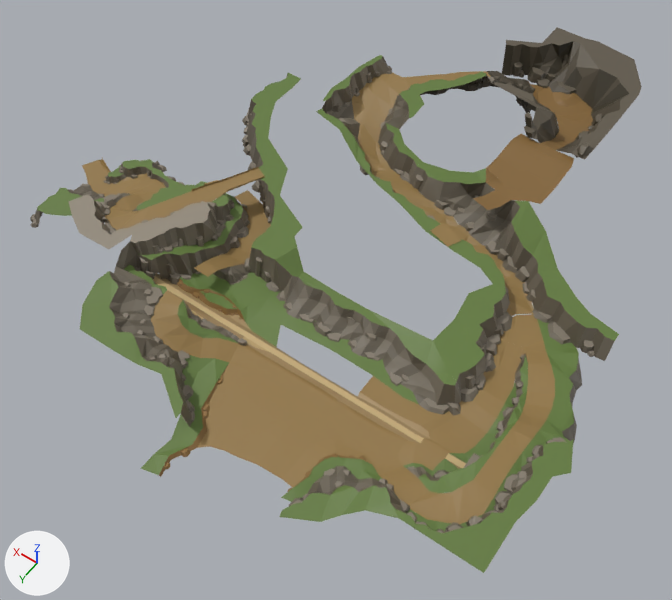
An edit to the FBX model Assets/Mountain3.fbx, drawn before and after from the same camera.
The view is the same before and after, from a camera (50 mm lens) standing at (-455.0, 373.0, 563.0) and looking at (-182.0, -9.0, -38.0). Arrows for +X, +Y and +Z are at lower left; the lights stay in place. Where no turn or scale is listed for an object, it has been applied to the vertices. Vertices at the same position are counted once.

Before the edit, the objects in view are built like this:
```python
me_mesh_029 = bpy.data.meshes.new('Mesh.029')
me_mesh_029.from_pydata(...)  # 152 vertices, 175 faces; spans x -63.1..63.9, y -60.7..34.2, z -9.9..15.5
me_mesh_029.materials.append(mat_mountain1_medieval_material)  # picture img_medieval_texture_png
me_mesh_033 = bpy.data.meshes.new('Mesh.033')
me_mesh_033.from_pydata(...)  # 200 vertices, 237 faces; spans x -77.0..76.0, y -27.0..33.0, z -9.0..14.0
me_mesh_033.materials.append(mat_mountain1_medieval_material)  # picture img_medieval_texture_png
me_mesh_035 = bpy.data.meshes.new('Mesh.035')
me_mesh_035.from_pydata(...)  # 149 vertices, 178 faces; spans x -73.5..74.8, y -49.5..45.2, z -15.2..13.6
me_mesh_035.materials.append(mat_mountain1_medieval_material)  # picture img_medieval_texture_png
me_mesh_038 = bpy.data.meshes.new('Mesh.038')
me_mesh_038.from_pydata(...)  # 232 vertices, 265 faces; spans x -60.9..62.9, y -52.1..37.9, z -14.6..14.6
me_mesh_038.materials.append(mat_mountain1_medieval_material)  # picture img_medieval_texture_png
me_mesh_039 = bpy.data.meshes.new('Mesh.039')
me_mesh_039.from_pydata(...)  # 88 vertices, 108 faces; spans x -30.6..40.4, y -39.7..39.9, z -14.0..28.3
me_mesh_039.materials.append(mat_mountain1_medieval_material)  # picture img_medieval_texture_png
ob_mountain21 = bpy.data.objects.new('Mountain21_', me_mesh_029)
ob_mountain21.location = (-328.2, -84.6, 4.3)
ob_mountain23 = bpy.data.objects.new('Mountain23_', me_mesh_033)
ob_mountain23.location = (-199.0, -134.6, 5.1)
ob_mountain25 = bpy.data.objects.new('Mountain25_', me_mesh_035)
ob_mountain25.location = (-150.1, -118.8, 9.9)
ob_mountain27 = bpy.data.objects.new('Mountain27_', me_mesh_038)
ob_mountain27.location = (-148.8, -251.5, 7.7)
ob_mountain28 = bpy.data.objects.new('Mountain28_', me_mesh_039)
ob_mountain28.location = (-220.8, -246.9, 7.8)
# also in view: 'rr_bed_edited' at (-217.0, 77.0, -3.0); 'Grass4_' at (-235.0, 137.0, -3.0); 'Mountain4_' at (29.0, 61.0, 6.0); 'Grass3_' at (-294.0, 141.0, 1.0); 'Grass1_' at (-120.0, 53.0, -2.0)
```
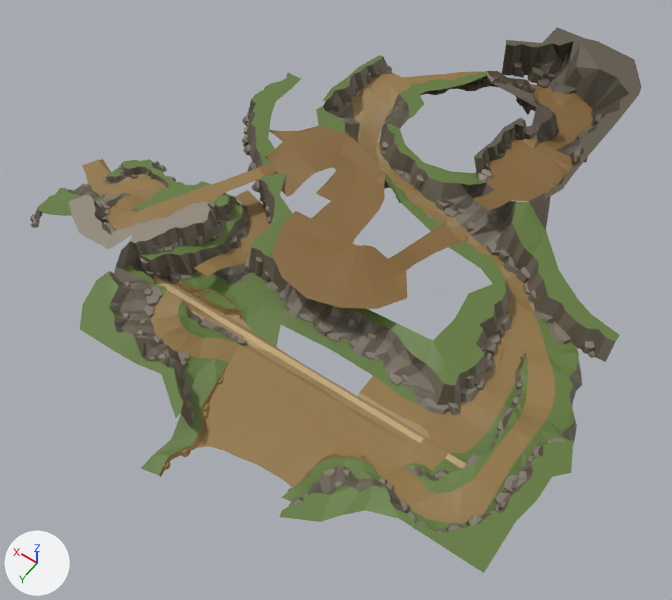
Location of each change, (x1, y1, x2, y2) in pixels of the pictures (672 x 600 px; the box of a moved part takes in the faces that stretch with it):
'TrackH', added (brown)
    after: (259, 126, 462, 309)
'Mountain21_', moved
    before: (485, 201, 619, 361)
    after: (486, 202, 620, 362)
'Mountain23_', moved
    before: (378, 123, 528, 246)
    after: (379, 124, 527, 247)
'Mountain30_', added (brown)
    after: (474, 118, 588, 231)
part 1 of me_mesh_039, moved or reshaped
    before: (525, 112, 534, 128)
    after: (517, 120, 525, 140)
part 2 of me_mesh_039, moved or reshaped
    before: (524, 126, 536, 138)
    after: (524, 125, 536, 139)
part 3 of me_mesh_035, moved or reshaped
    before: (316, 109, 431, 231)
    after: (316, 106, 434, 231)

The change in detail:
me_mesh_035 is used by ob_mountain25; location (-150.1, -118.8, 9.9).
me_mesh_035 had 149 vertices, 178 faces and spanned x -73.5..74.8, y -49.5..45.2, z -15.2..13.6.
me_mesh_035 now has 148 vertices, 169 faces and spans x -77.0..74.8, y -49.5..43.2, z -15.2..18.3.
Part 3, on me_mesh_035:
9 vertices are removed from x -12.2..45.6, y -6.8..23.8, z 3.7..13.6.
29 faces are deleted.
6 vertices in x 44.1..74.8, y -16.8..-10.2, z 13.6 move by (0.0, 0.0, 2.4).
9 vertices move from x -73.1..17.1, y -1.2..45.2, z 3.6..3.7 to x -77.0..17.3, y 3.2..43.2, z 4.1..15.8.
8 vertices are added at x -22.5..60.6, y -1.1..28.4, z 15.5..18.3.
20 new faces join them.
me_mesh_039 has 88 vertices, 108 faces and spans x -30.6..40.4, y -39.7..39.9, z -14.0..28.3.
me_mesh_039 is used by ob_mountain28; location (-220.8, -246.9, 7.8).
me_mesh_039 part 1: the loose piece of 11 vertices spanning x -20.5..-9.4, y 20.7..32.5, z 14.6..28.3 is moved by (2.2, 8.9, -3.5).
me_mesh_039 part 2: the loose piece of 11 vertices spanning x -23.4..-13.1, y 26.4..39.9, z 14.6..20.4 is turned -18.4 degrees about the z axis through its middle, then moved by (-0.1, 0.7, -1.4).
Mesh me_mesh_043 is new.
It has 231 vertices, 269 faces and spans x -85.0..117.0, y -30.0..134.0, z -29.0..-13.0.
It uses material mat_mountain1_medieval_material (picture img_medieval_texture_png).
Mesh me_mesh_042 is new.
It has 213 vertices, 252 faces and spans x -73.8..8.9, y -38.0..53.6, z -8.3..6.7.
It uses material mat_mountain1_medieval_material (picture img_medieval_texture_png).
Object 'Mountain21_' (ob_mountain21) moves from (-328.2, -84.6, 4.3) to (-329.0, -84.6, 4.0).
Object 'Mountain23_' (ob_mountain23) moves from (-199.0, -134.6, 5.1) to (-199.8, -134.6, 4.9).
Object 'TrackH' (ob_trackh) is new; it shows me_mesh_043.
Its location is (-167.7, -89.6, 42.1).
Object 'Mountain30_' (ob_mountain30) is new; it shows me_mesh_042.
Its location is (-227.5, -181.1, 24.0).
